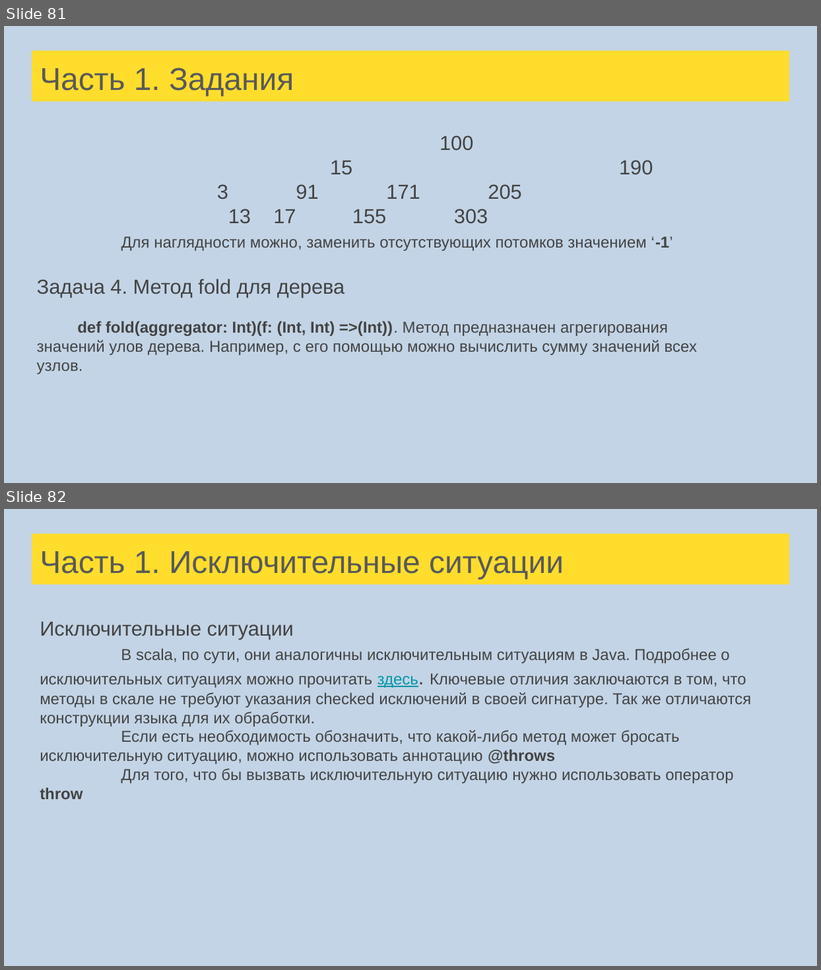
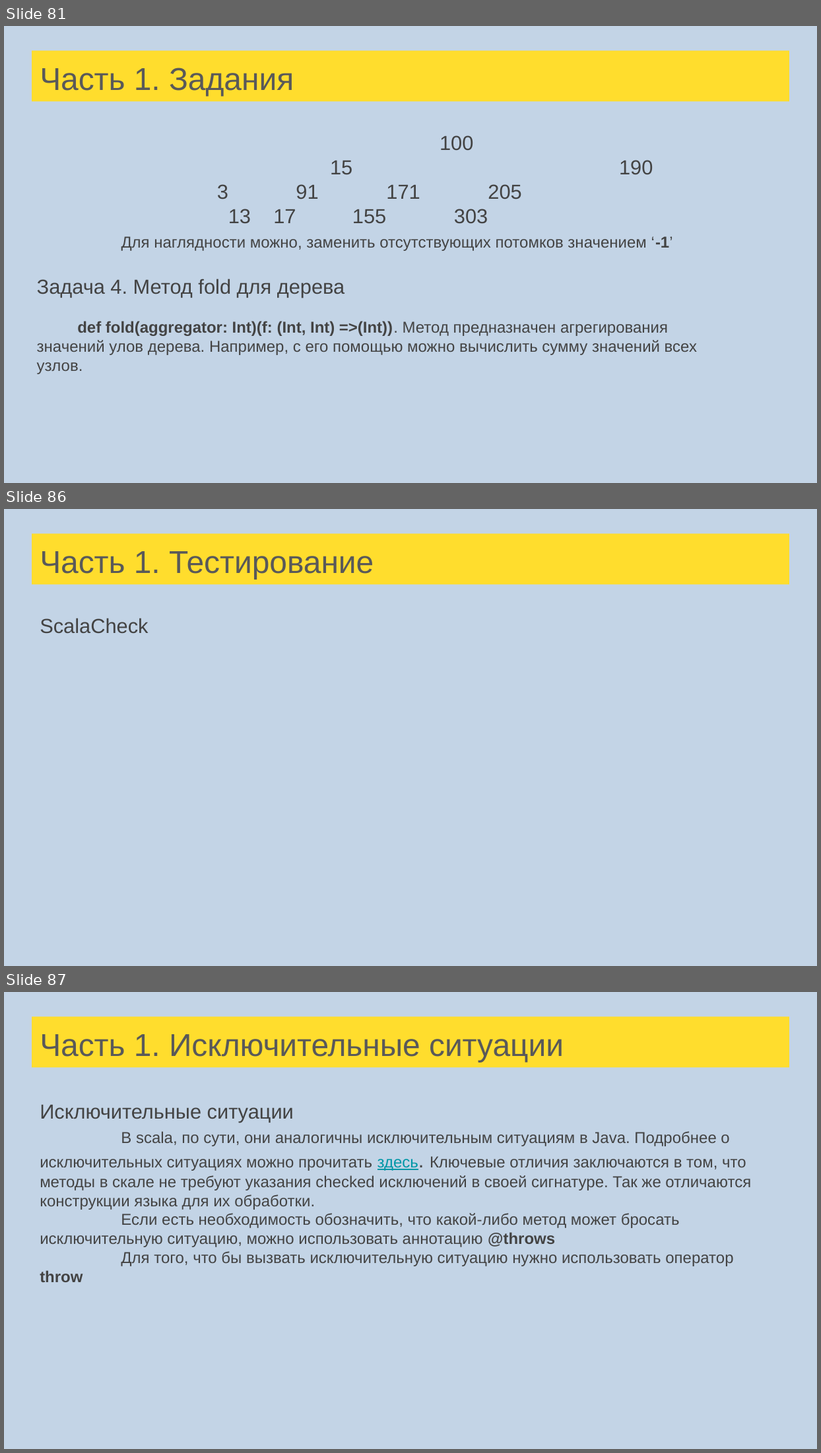
Before and after one commit to tralfamadore/ScalaLectures, a slide deck: src/main/resources/Лекции Scala для FinTech.pptx. Shown one above the other, each under a label of ours: slides 81 and 82 before the commit, slides 81, 86 and 87 after it; the slides between them are not shown. The pictures are 821x970 and 821x1453 pixels, drawn with LibreOffice and Linux fonts; fonts in the diff are those of the drawing. Boxes give left, top, right and bottom in pixels: in the first picture for what was removed or moved away, otherwise in the second. Text is boxed around its words. In the diff, an @@ line names an element or a change of style, - is before the commit and + after.

```diff
--- a/src/main/resources/Лекции Scala для FinTech.pptx
+++ b/src/main/resources/Лекции Scala для FinTech.pptx
@@ slide 86 added at [4, 509, 817, 966], background #C3D4E6 @@
@@ title added at [32, 533, 789, 585], fill #FFDD2D, 28 pt, text #595959 @@
+Часть 1. Тестирование
@@ text added at [40, 618, 148, 634], 18 pt, text #434343 @@
+ScalaCheck
@@ what was slide 82 is now slide 87 @@
```
Also in this commit, not shown: 4 other slides added, 1 other file.
